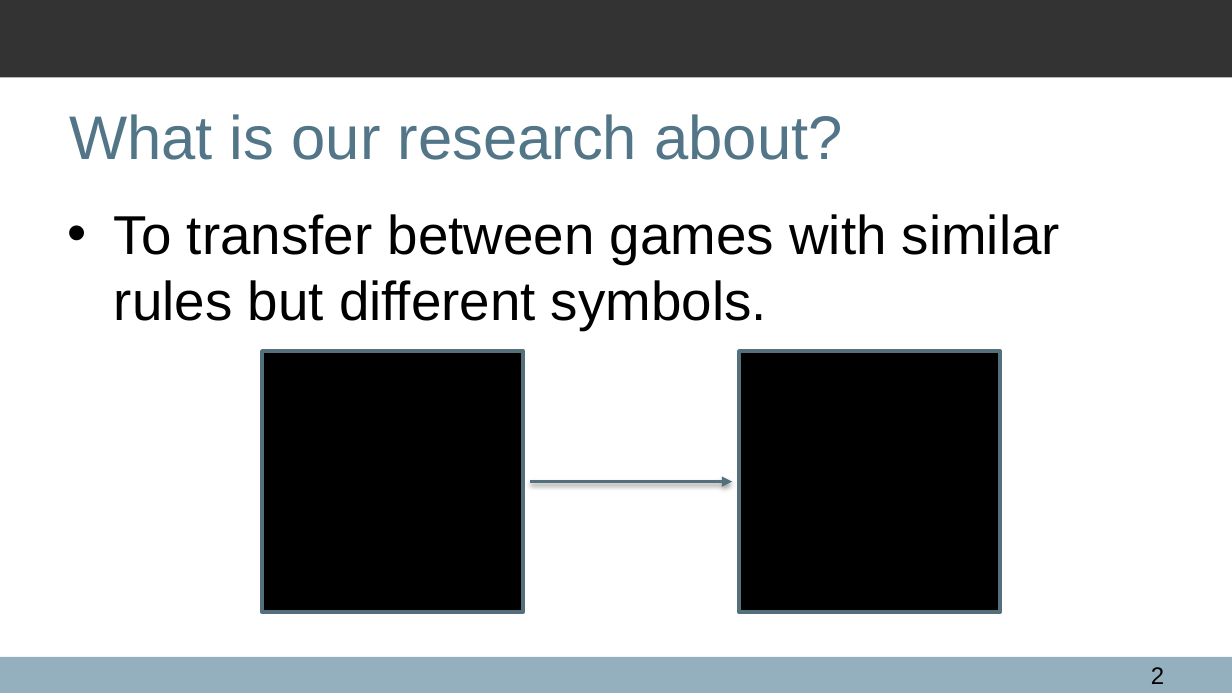
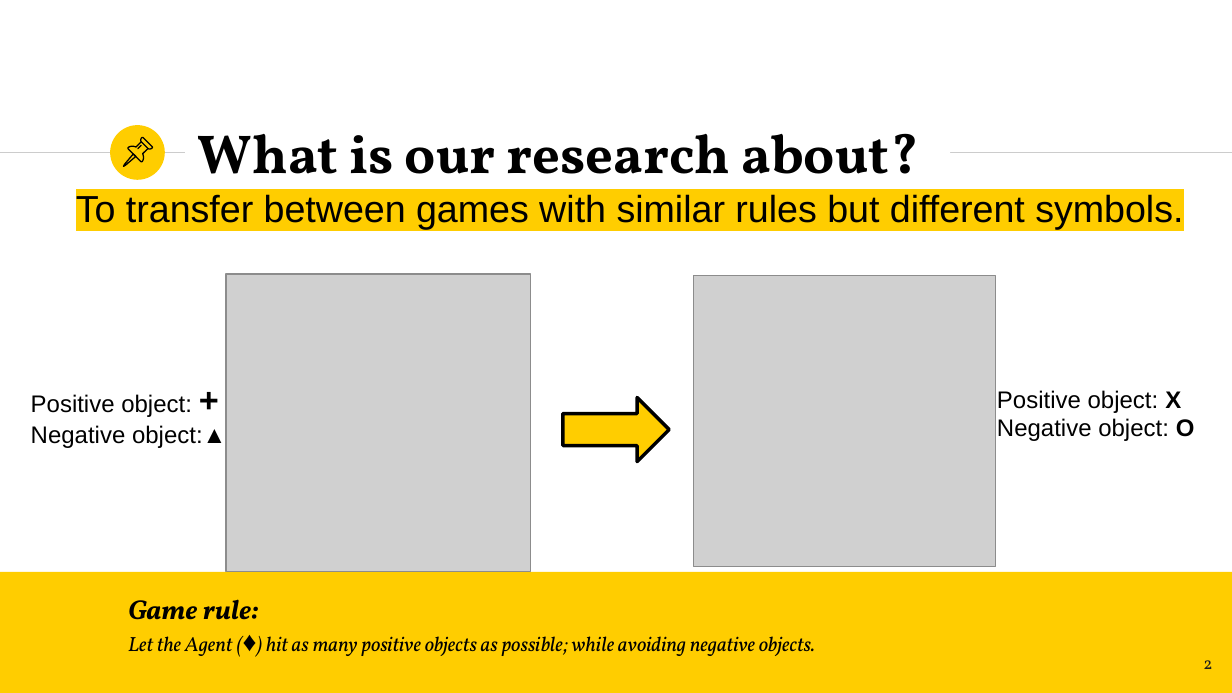
Before and after one commit to zishanqin/Symbolic-transfer, a slide deck: slide 2 of lecture presentation slide.pptx. Drawn at 1232x693 pixels with LibreOffice and Linux fonts; fonts in the diff are those of the drawing; grey boxes stand for pictures; background and template pictures are left out. Boxes give left, top, right and bottom in pixels: in the first picture for what was removed or moved away, otherwise in the second. Text is boxed around its words. In the diff, an @@ line names an element or a change of style, - is before the commit and + after.

```diff
--- a/lecture presentation slide.pptx
+++ b/lecture presentation slide.pptx
@@ rectangle removed at (0,0,1232,78) @@
@@ ellipse added at (110,126,164,180), fill #FFCD00 @@
@@ group added at (123,138,152,166): 4 freeform shapes @@
@@ title "What is our research about?": place and size @@
-title "What is our research about?" at (69,114,842,160)
+title "What is our research about?" at (198,133,918,199)
@@ title "What is our research about?" at (198,133,918,199): size 36 to 32 pt, font Arial to Vollkorn, text colour #527688 to #000000, bold on @@
@@ line added from (0, 153) to (185, 153), #CCCCCC 0.75 pt @@
@@ text "To transfer between games with ...": place and size @@
-text "To transfer between games with ..." at (114,214,1060,330)
+text "To transfer between games with ..." at (76,194,1183,230)
@@ text "To transfer between games with ..." at (76,194,1183,230): size 32 to 22 pt, highlight none to #FFCD00; bullet • to none; less space between paragraphs @@
@@ line added from (710, 153) to (1232, 153), #CCCCCC 0.75 pt @@
@@ picture added at (225,274,530,572) @@
@@ picture added at (694,276,995,567) @@
@@ rectangle removed at (262,351,524,612) @@
@@ rectangle removed at (739,351,1000,612) @@
@@ text added at (31,394,226,448), 14 pt, text #000000 @@
+Positive object: +
+Negative object:▲
@@ right arrow added at (563,398,669,462), fill #FFCD00, outline #000000 2 pt @@
@@ text added at (997,390,1195,441), 14 pt, text #000000 @@
+Positive object: X
+Negative object: O
@@ arrow removed from (530, 482) to (732, 482) @@
@@ rectangle added at (0,572,1232,692), fill #FFCD00 @@
@@ text added at (128,599,815,656), 12 pt, text #000000, italic @@
+Game rule:
+Let the Agent (♦) hit as many positive objects as possible; while avoiding negative objects.
@@ rectangle removed at (0,657,1232,692) @@
@@ page number: place and size @@
-page number at (1151,667,1164,684)
+page number at (1203,660,1212,669)
@@ page number at (1203,660,1212,669): size 14 to 10 pt, font Arial to Vollkorn, text colour #000000 to #1D1D1B @@
```
Also in this commit, not shown: 3 other slides changed, 38 slides added, 2 slides removed, 1 other file.
